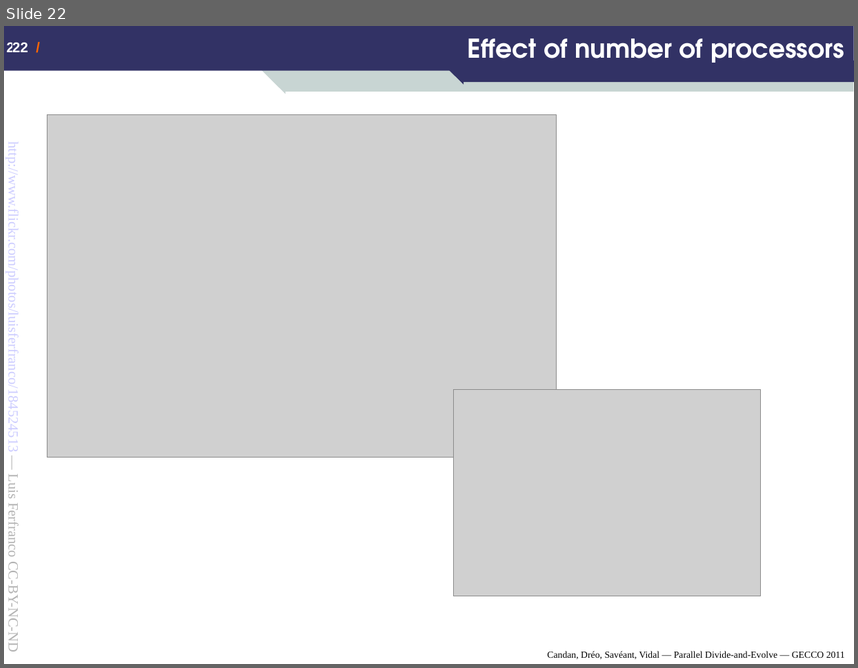
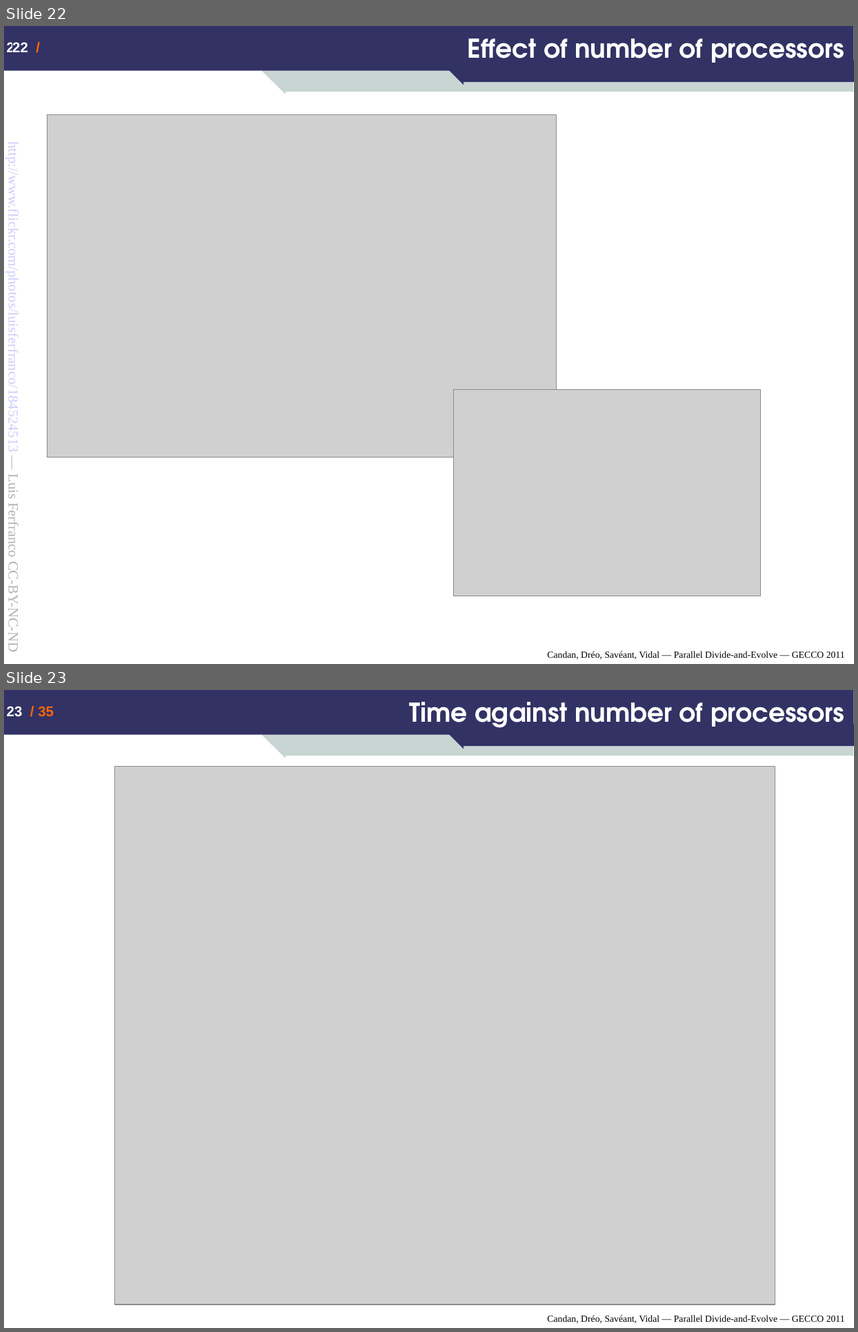
Before and after one commit to nojhan/descarwin, a slide deck: papers/GECCO2011/dae_mt/Candan-Dreo-Saveant-Vidal_Parallel-Divide-and-Evolve_GECCO-2011.ppt. Shown one above the other, each under a label of ours: slide 22 before the commit, slides 22 and 23 after it. The pictures are 858x668 and 858x1332 pixels, drawn with LibreOffice and Linux fonts; fonts in the diff are those of the drawing; grey boxes stand for pictures. Boxes give left, top, right and bottom in pixels: in the first picture for what was removed or moved away, otherwise in the second. Text is boxed around its words. In the diff, an @@ line names an element or a change of style, - is before the commit and + after.

Commit message:
time VS cores figures

```diff
--- a/papers/GECCO2011/dae_mt/Candan-Dreo-Saveant-Vidal_Parallel-Divide-and-Evolve_GECCO-2011.ppt
+++ b/papers/GECCO2011/dae_mt/Candan-Dreo-Saveant-Vidal_Parallel-Divide-and-Evolve_GECCO-2011.ppt
@@ slide 23 added at [4, 690, 854, 1328], background #FFFFFF; not listed: 7 template elements that a slide beside it also shows @@
@@ text added at [409, 702, 844, 728], 22 pt, text #FFFFFF, bold @@
+Time against number of processors
@@ picture added at [114, 767, 775, 1304] @@
```
Also in this commit, not shown: 7 slides changed.
